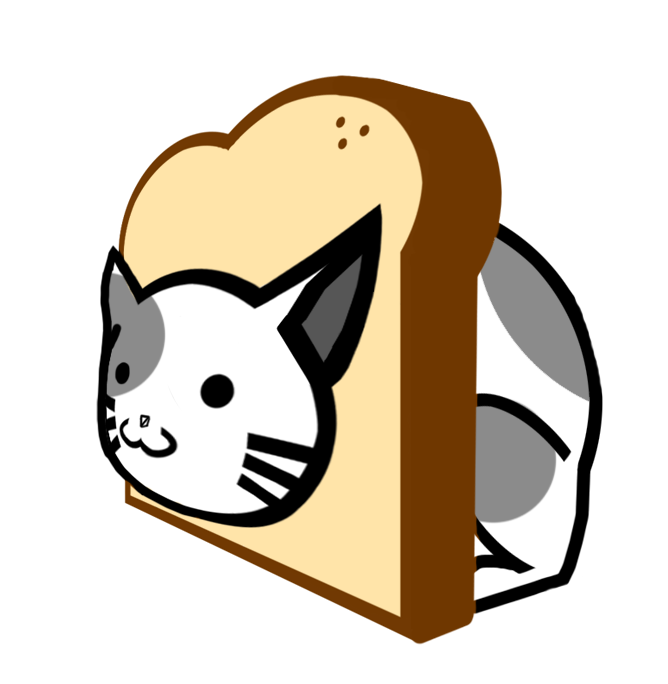
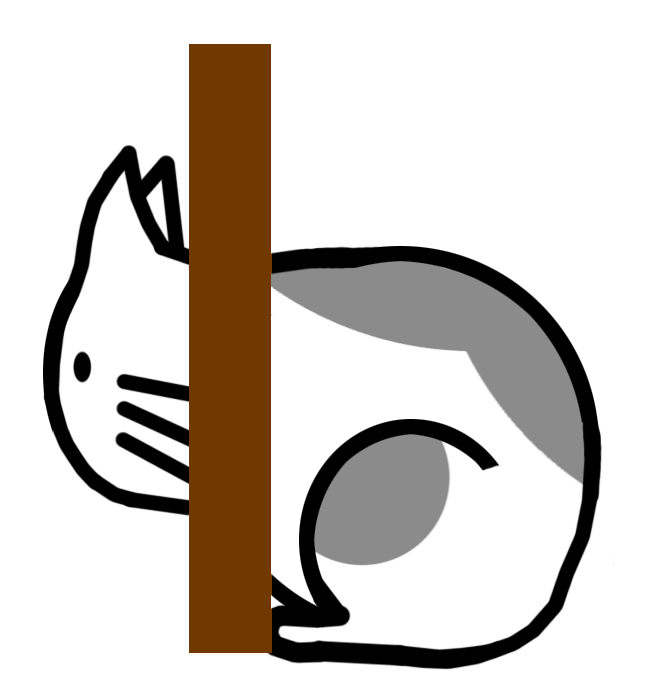
Layer changes from the first 668 x 684 image to the second:
hid group "Group 6" (1 layers) over [96, 75, 603, 645]
showed group "Group 5" (1 layers) over [43, 44, 615, 670]
